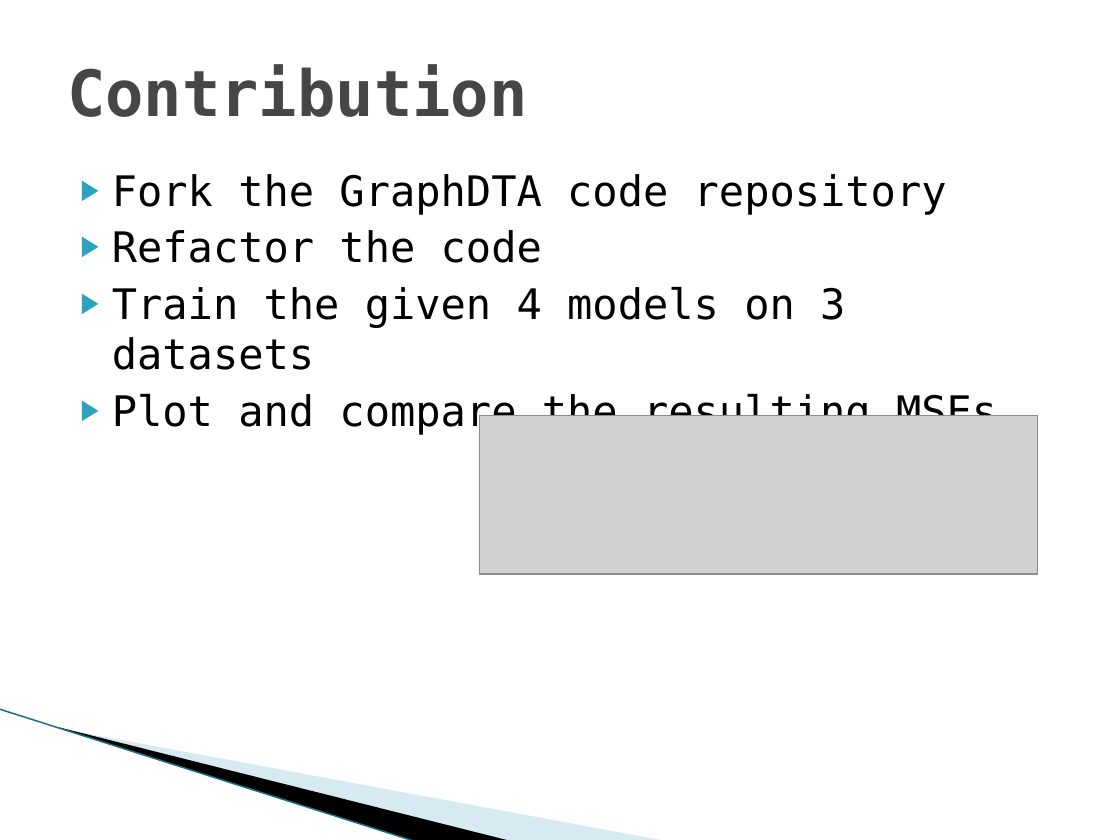
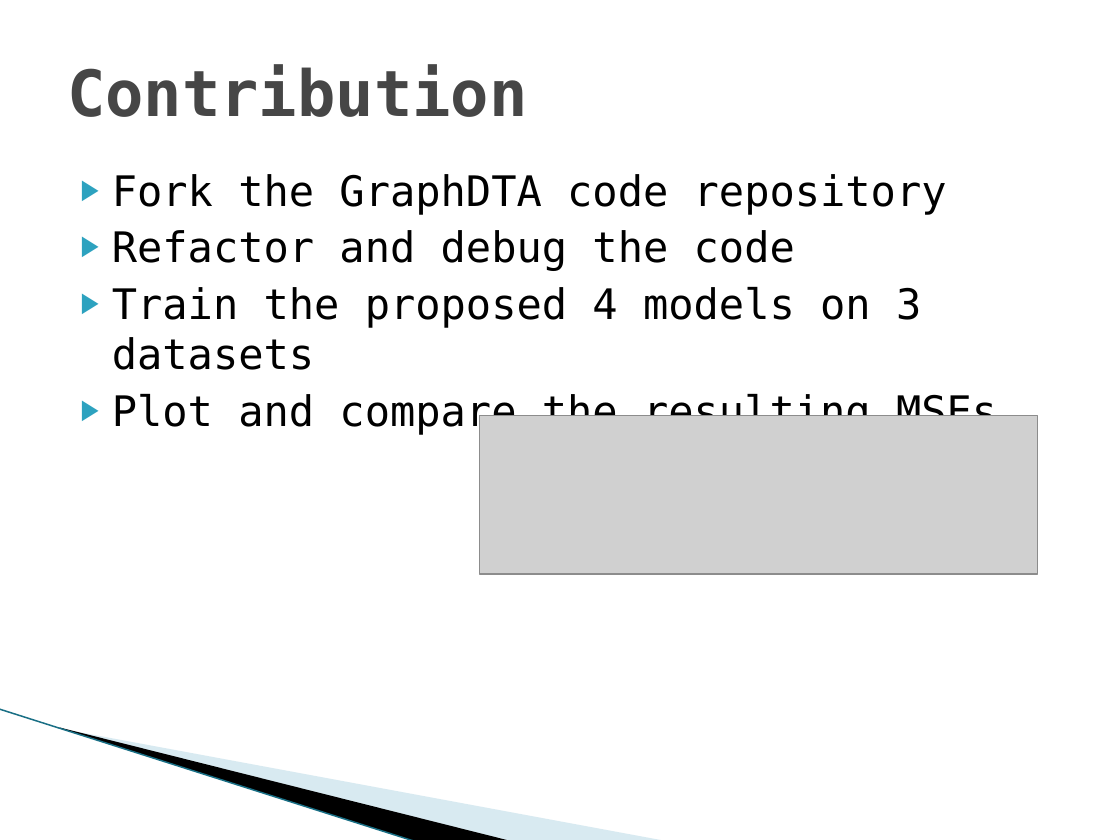
Before and after one commit to YoussefEzz/GraphDTA_forked, a slide deck: slide 31 of presentation/Drug Target affinity.pptx (slide 26 before the commit). Drawn at 1120x840 pixels with LibreOffice and Linux fonts; fonts in the diff are those of the drawing; grey boxes stand for pictures; background and template pictures are left out. Boxes give left, top, right and bottom in pixels: in the first picture for what was removed or moved away, otherwise in the second. Text is boxed around its words. In the diff, an @@ line names an element or a change of style, - is before the commit and + after.

Commit message:
update presentation with models

```diff
--- a/presentation/Drug Target affinity.pptx
+++ b/presentation/Drug Target affinity.pptx
@@ text at (x1=112, y1=230, x2=921, y2=370): text changed @@
-▶ Refactor the code
-▶ Train the given 4 models on 3 datasets
+▶ Refactor and debug the code
+▶ Train the proposed 4 models on 3 datasets
```
Also in this commit, not shown: 1 other slide changed, 5 slides added, 14 other files.
